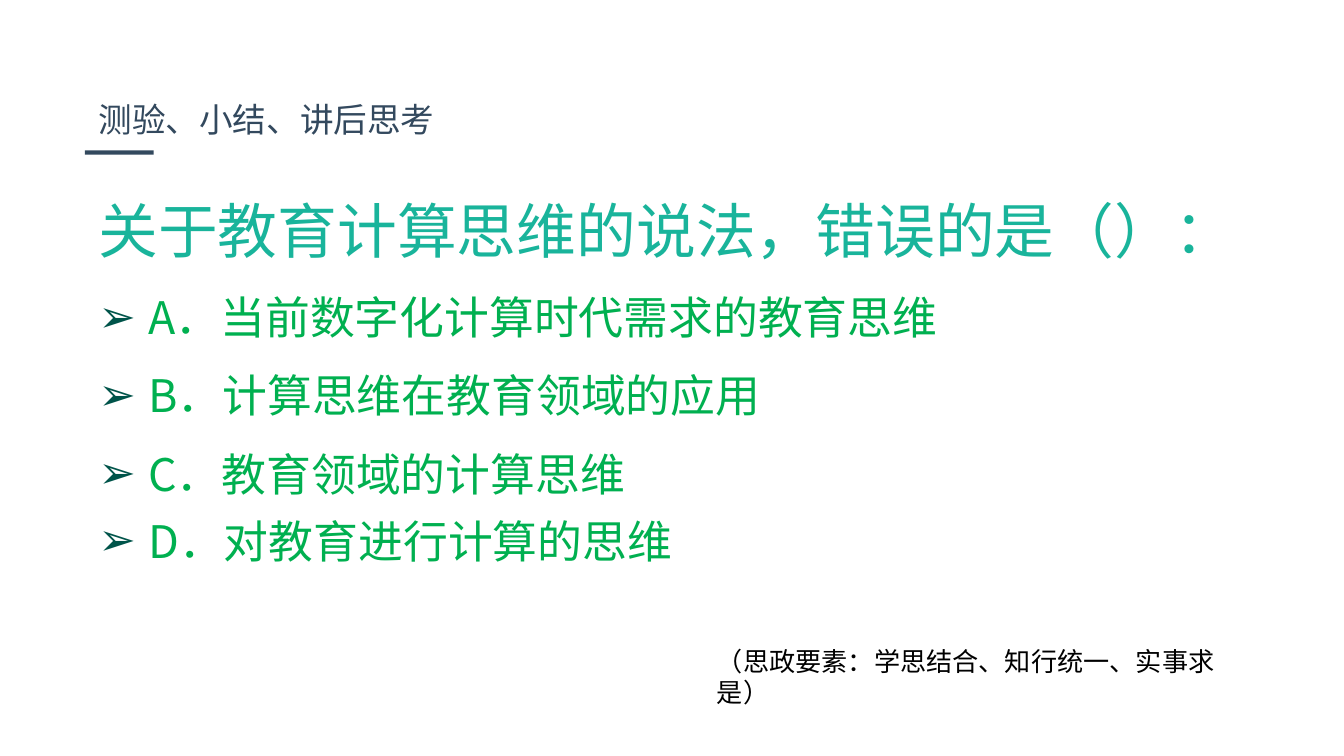
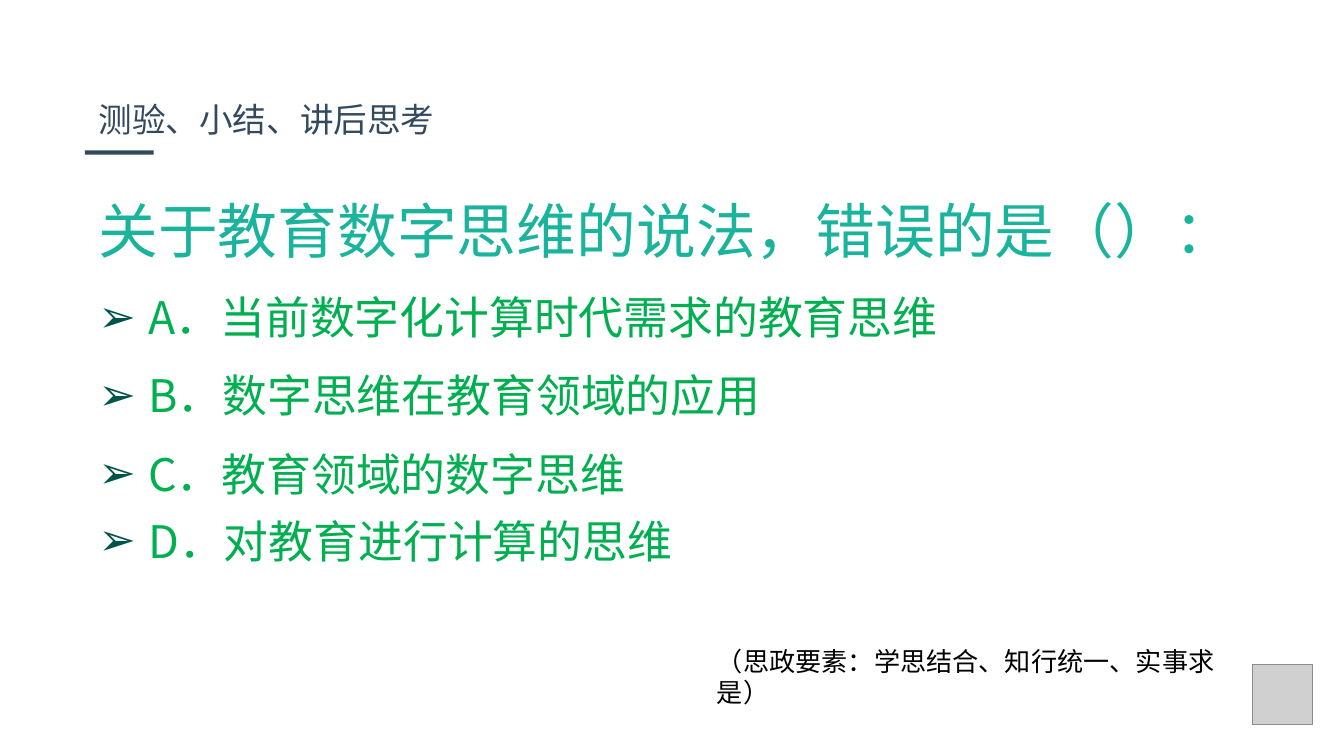
Before and after one commit to jbhuang99/WebEdu_LocalVersion_YuQin_DotNetCore2.1, a slide deck: slide 9 of wwwroot/webCourse/Templates/Bitmap-Video-2D-PPT.pptx. Drawn at 1344x756 pixels with LibreOffice and Linux fonts; fonts in the diff are those of the drawing; grey boxes stand for pictures; background and template pictures are left out. Boxes give left, top, right and bottom in pixels: in the first picture for what was removed or moved away, otherwise in the second. Text is boxed around its words. In the diff, an @@ line names an element or a change of style, - is before the commit and + after.

```diff
--- a/wwwroot/webCourse/Templates/Bitmap-Video-2D-PPT.pptx
+++ b/wwwroot/webCourse/Templates/Bitmap-Video-2D-PPT.pptx
@@ text at bbox=[98, 202, 1233, 260]: text changed @@
-关于教育计算思维的说法，错误的是（）：
+关于教育数字思维的说法，错误的是（）：
@@ text at bbox=[148, 374, 760, 495]: text changed @@
-➢ B．计算思维在教育领域的应用
-➢ C．教育领域的计算思维
+➢ B．数字思维在教育领域的应用
+➢ C．教育领域的数字思维
@@ picture added at bbox=[1253, 664, 1312, 723] @@
```
Also in this commit, not shown: 9 other slides changed.
